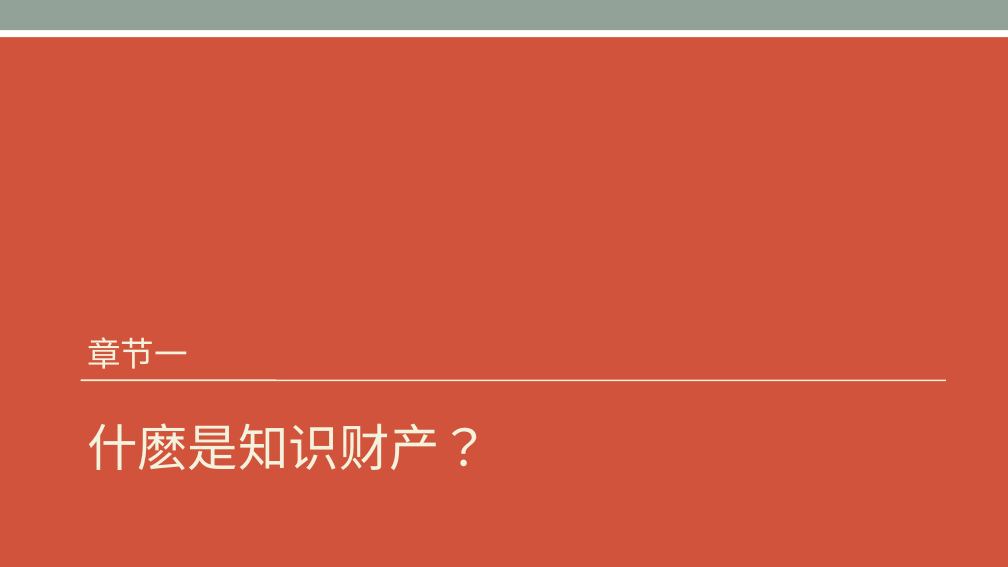
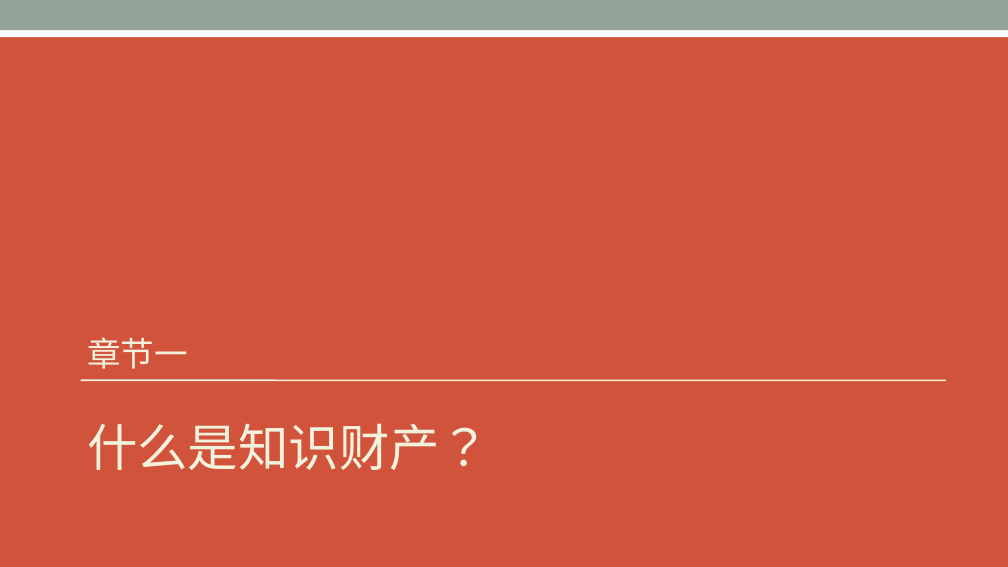
Before and after one commit to OpenChain-Project/Curriculum-Translation-zh-Hans, a slide deck: slide 5 of openchain-curriculum-for-1-1_Simplified Chinese.pptx. Drawn at 1008x567 pixels with LibreOffice and Linux fonts; fonts in the diff are those of the drawing. Boxes give left, top, right and bottom in pixels: in the first picture for what was removed or moved away, otherwise in the second. Text is boxed around its words. In the diff, an @@ line names an element or a change of style, - is before the commit and + after.

Commit message:
update ppt to replace 什麽 to 什么

```diff
--- a/openchain-curriculum-for-1-1_Simplified Chinese.pptx
+++ b/openchain-curriculum-for-1-1_Simplified Chinese.pptx
@@ text at (87, 423, 490, 470): text changed @@
-什麽是知识财产？
+什么是知识财产？
```
Also in this commit, not shown: 11 other slides changed.
